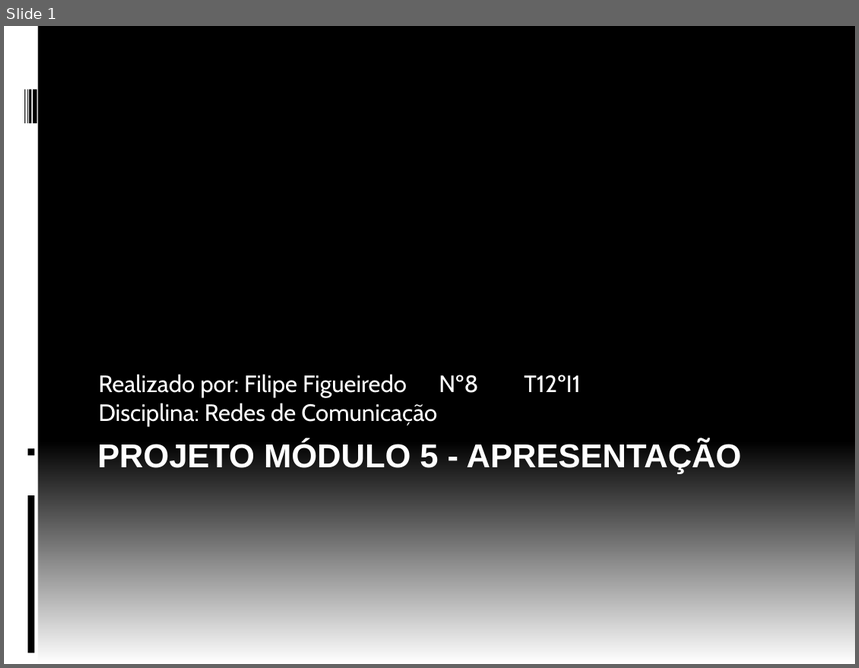
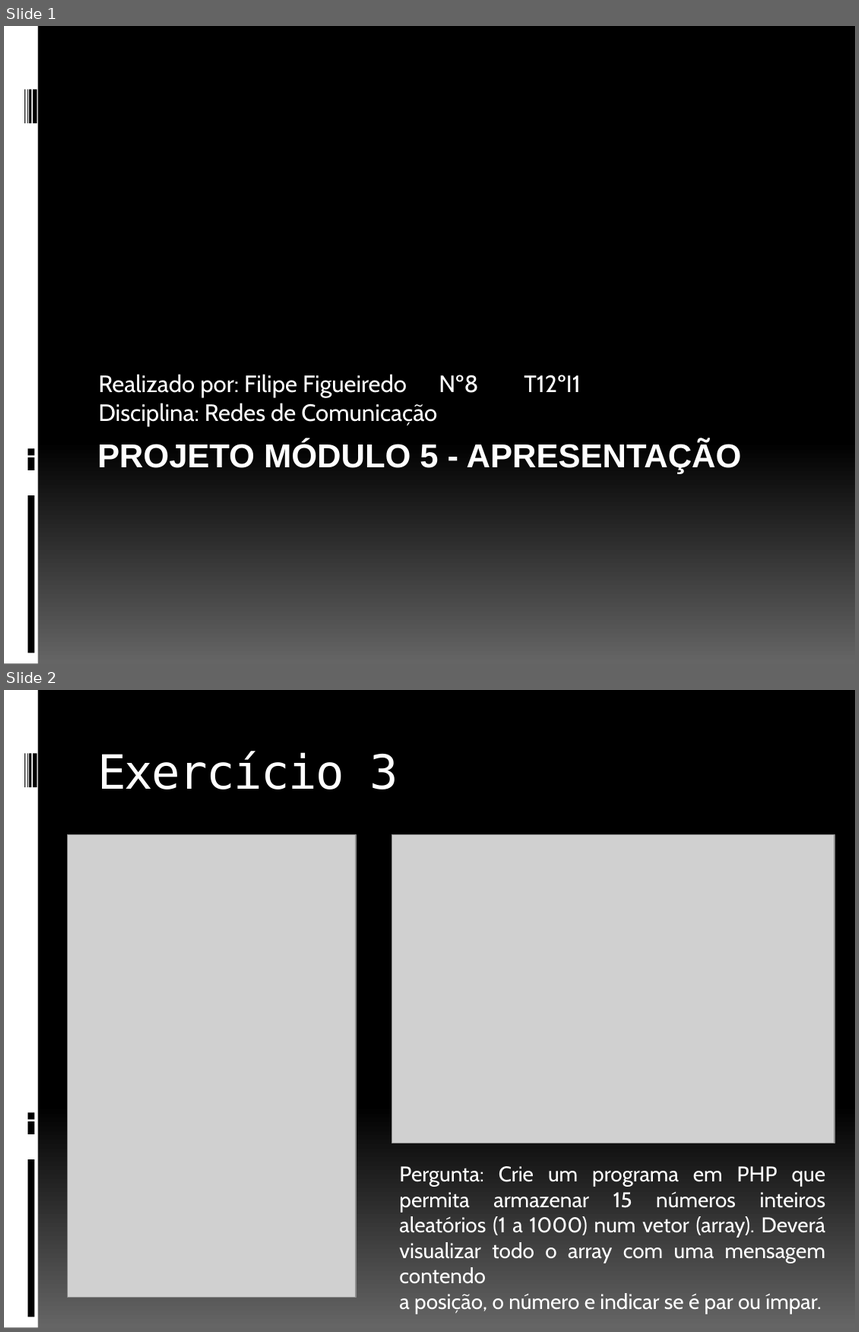
Before and after one commit to filipefigueiredo0812/redes, a slide deck: teste/Projeto Módulo 5 - Apresentação.pptx. Shown one above the other, each under a label of ours: slide 1 before the commit, slides 1 and 2 after it. The pictures are 859x668 and 859x1332 pixels, drawn with LibreOffice and Linux fonts; fonts in the diff are those of the drawing; grey boxes stand for pictures. Boxes give left, top, right and bottom in pixels: in the first picture for what was removed or moved away, otherwise in the second. Text is boxed around its words. In the diff, an @@ line names an element or a change of style, - is before the commit and + after.

```diff
--- a/teste/Projeto Módulo 5 - Apresentação.pptx
+++ b/teste/Projeto Módulo 5 - Apresentação.pptx
@@ slide 2 added at (4, 690, 855, 1328), background gradient #000000 to #656565; not listed: 9 template elements that a slide beside it also shows @@
@@ title added at (97, 751, 398, 790), 40 pt, text #FFFFFF @@
+Exercício 3
@@ picture added at (68, 834, 357, 1297) @@
@@ picture added at (392, 834, 835, 1143) @@
@@ text added at (399, 1167, 826, 1315), 18 pt, text #FFFFFF @@
+Pergunta: Crie um programa em PHP que permita armazenar 15 números inteiros aleatórios (1 a 1000) num vetor (array). Deverá visualizar todo o array com uma mensagem contendo
+a posição, o número e indicar se é par ou ímpar.
@@ slide 1 changed as well @@
@@ background gradient #000000 to #FFFFFF to gradient #000000 to #656565 @@
@@ rectangle at (28, 458, 34, 471): fill #FFFFFF to #000000 @@
```
Also in this commit, not shown: 1 other slide changed, 1 other slide added, 2 slides removed, 3 other files.
